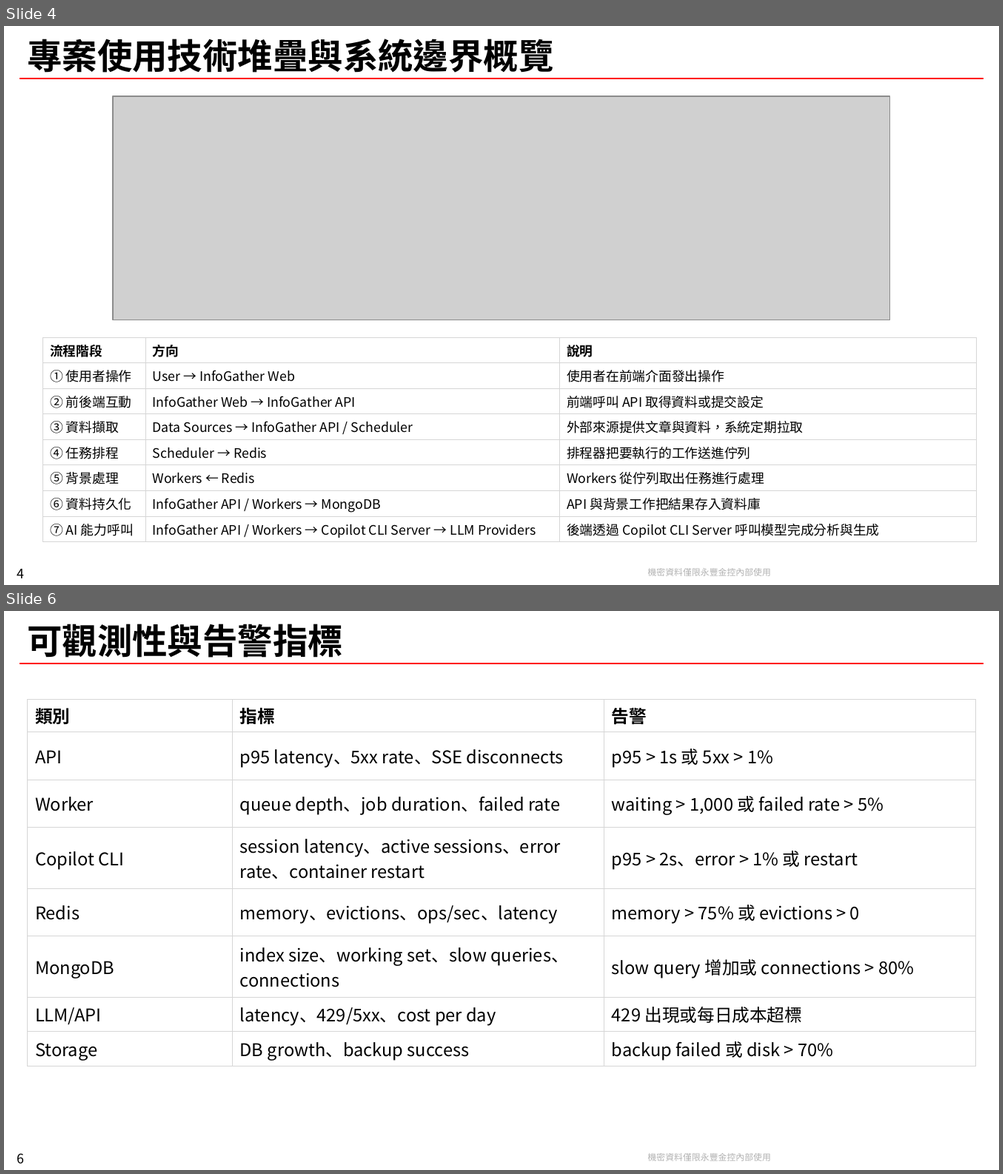
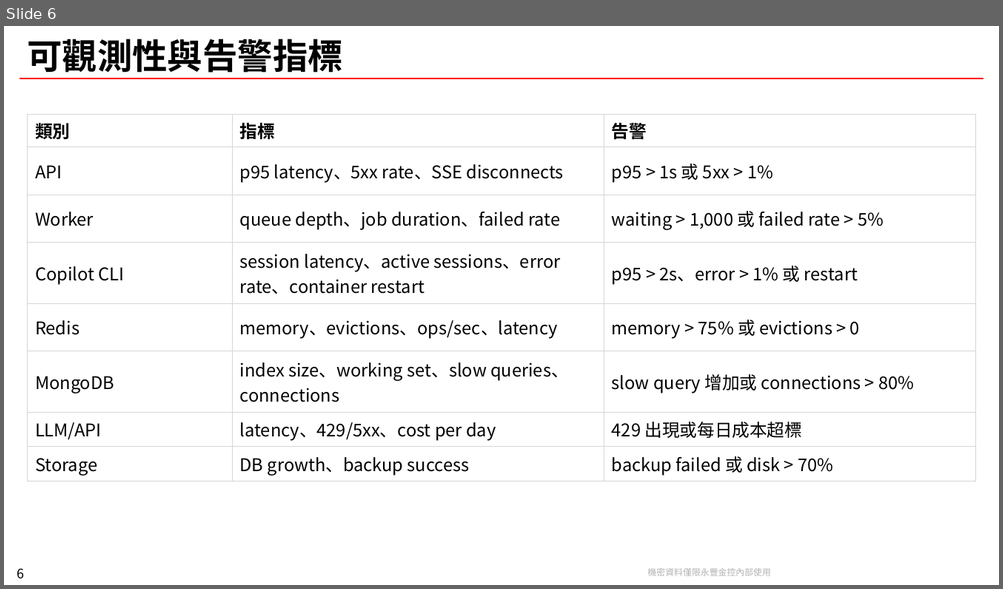
Before and after one commit to chunkai1312/temp, a slide deck: infogather.pptx. Shown one above the other, each under a label of ours: slides 4 and 6 before the commit, slide 6 after it; the slides between them are not shown. The pictures are 1003x1174 and 1003x589 pixels, drawn with LibreOffice and Linux fonts; fonts in the diff are those of the drawing; grey boxes stand for pictures; background and template pictures are left out. Boxes give left, top, right and bottom in pixels: in the first picture for what was removed or moved away, otherwise in the second. Text is boxed around its words. In the diff, an @@ line names an element or a change of style, - is before the commit and + after.

```diff
--- a/infogather.pptx
+++ b/infogather.pptx
@@ slide 4 removed at <box>4,26,999,585</box>, background #FFFFFF; not listed: 3 template elements that a slide beside it also shows @@
@@ title removed at <box>27,39,553,79</box> @@
-專案使用技術堆疊與系統邊界概覽
@@ picture removed at <box>113,96,890,321</box> @@
@@ table removed at <box>42,338,976,541</box>, 8 rows, 3 columns @@
-流程階段 | 方向 | 說明
-① 使用者操作 | User → InfoGather Web | 使用者在前端介面發出操作
-② 前後端互動 | InfoGather Web → InfoGather API | 前端呼叫 API 取得資料或提交設定
-③ 資料擷取 | Data Sources → InfoGather API / Scheduler | 外部來源提供文章與資料，系統定期拉取
-④ 任務排程 | Scheduler → Redis | 排程器把要執行的工作送進佇列
-⑤ 背景處理 | Workers ← Redis | Workers 從佇列取出任務進行處理
-⑥ 資料持久化 | InfoGather API / Workers → MongoDB | API 與背景工作把結果存入資料庫
-⑦ AI 能力呼叫 | InfoGather API / Workers → Copilot CLI Server → LLM Providers | 後端透過 Copilot CLI Server 呼叫模型完成分析與生成
```
Also in this commit, not shown: 2 slides changed, 1 slide added.
